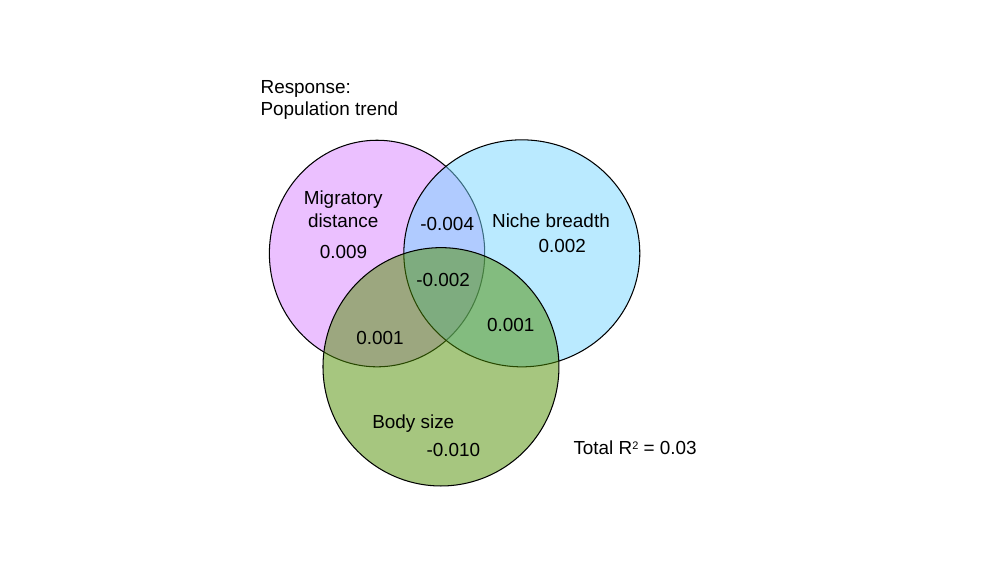
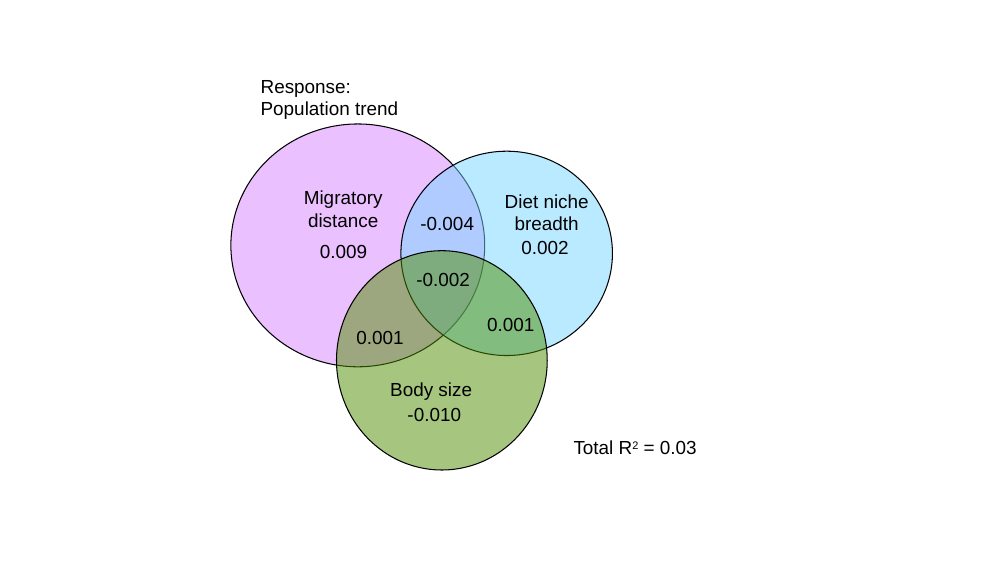
Before and after one commit to zahraddeen1/avian-range-shifts, a slide deck: slide 4 of figures/sem_venn_figures.pptx (slide 2 before the commit). Drawn at 1008x567 pixels with LibreOffice and Linux fonts; fonts in the diff are those of the drawing. Boxes give left, top, right and bottom in pixels: in the first picture for what was removed or moved away, otherwise in the second. Text is boxed around its words. In the diff, an @@ line names an element or a change of style, - is before the commit and + after.

```diff
--- a/figures/sem_venn_figures.pptx
+++ b/figures/sem_venn_figures.pptx
@@ ellipse: place and size @@
-ellipse at [269, 141, 485, 368]
+ellipse at [231, 124, 485, 367]
@@ ellipse: place and size @@
-ellipse at [404, 140, 640, 367]
+ellipse at [401, 151, 613, 355]
@@ text at [505, 194, 589, 231]: text changed @@
-Niche breadth
+Diet niche breadth
@@ text "0.002": place and size @@
-text "0.002" at [539, 238, 586, 253]
+text "0.002" at [521, 240, 568, 255]
@@ ellipse: place and size @@
-ellipse at [323, 248, 559, 486]
+ellipse at [337, 251, 547, 470]
@@ text "Body size": place and size @@
-text "Body size" at [372, 414, 455, 432]
+text "Body size" at [390, 382, 472, 400]
@@ text "-0.010": place and size @@
-text "-0.010" at [427, 443, 481, 456]
+text "-0.010" at [407, 408, 461, 421]
```
Also in this commit, not shown: 2 other slides changed, 2 slides added, 5 other files.
